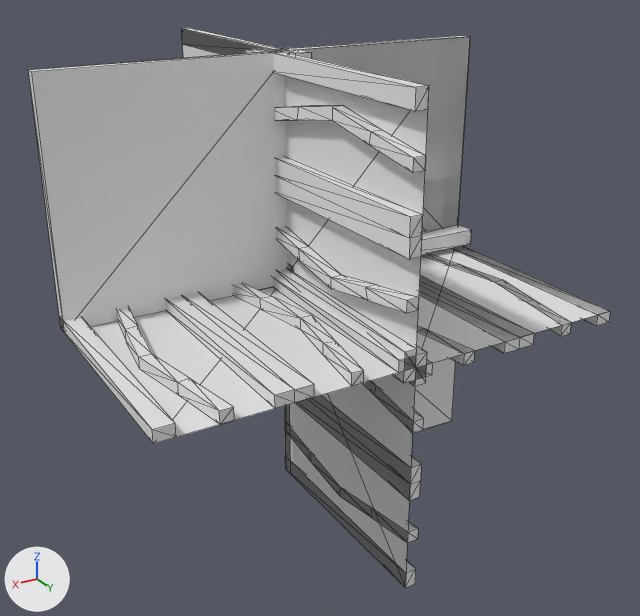
The OBJ model Data/bmc/tiles/t_182.obj, before and after one commit.
Camera for both pictures: a 50 mm lens placed at (0.884, 1.639, 0.731), pointed at (-0.06, 0.064, -0.056). The axes (+X, +Y, +Z) are drawn at lower left. The lights are the same throughout. Mesh edges are drawn as thin lines. Where no turn or scale is listed for an object, it has been applied to the vertices.

Names of what the first picture shows: 't_182'.
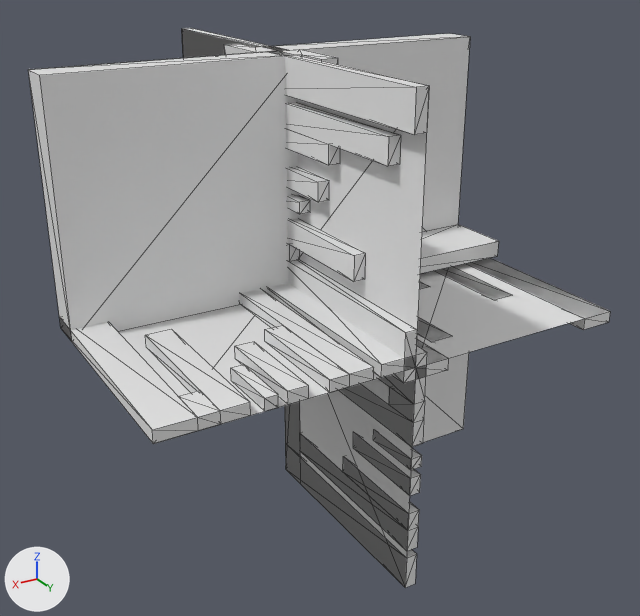
Diff of the bpy script that builds the scene:
```diff
--- a/Data/bmc/tiles/t_182.obj.py
+++ b/Data/bmc/tiles/t_182.obj.py
@@ me_t_182 @@
 # used by ob_t_182; location = (0.0, 0.0, 0.0)
-me_t_182.from_pydata(...)  # 411 vertices, 796 faces; spans x -0.5..0.5, y -0.5..0.5, z -0.5..0.5
+me_t_182.from_pydata(...)  # 347 vertices, 652 faces; spans x -0.5..0.5, y -0.5..0.5, z -0.5..0.5
+# me_t_182 part 1: a new loose piece, a box spanning x -0.025..0.0, y 0.374..0.5, z -0.218..-0.193
+# me_t_182 part 2: a new loose piece, a box spanning x -0.025..0.0, y 0.3..0.5, z -0.277..-0.237
+# me_t_182 part 3: a new loose piece, a box spanning x 0.282..0.307, y 0.374..0.5, z 0.0..0.025
+# me_t_182 part 4: a new loose piece, a box spanning x 0.223..0.263, y 0.3..0.5, z 0.0..0.025
+# me_t_182 part 5: the loose piece of 38 vertices spanning x -0.138..-0.071, y -0.5..0.5, z -0.025..0.025 is rebuilt with 25 vertices and now spans x -0.182..-0.092, y -0.429..0.429, z -0.025..0.025
+# me_t_182 part 6: the loose piece of 38 vertices spanning x -0.025..0.025, y -0.5..0.5, z 0.362..0.429 is rebuilt with 25 vertices and now spans x -0.025..0.025, y -0.429..0.429, z 0.318..0.408
+# me_t_182 part 7: the loose piece of 21 vertices spanning x -0.025..0.025, y -0.5..0.5, z 0.212..0.288 is rebuilt with 14 vertices and now spans x -0.025..0.025, y -0.2..0.2, z 0.237..0.277
+# me_t_182 part 8: the loose piece of 21 vertices spanning x -0.287..-0.213, y -0.5..0.5, z -0.025..0.025 is rebuilt with 14 vertices and now spans x -0.263..-0.223, y -0.2..0.2, z -0.025..0.025
+# me_t_182 part 9: the loose piece of 20 vertices spanning x 0.071..0.138, y 0.0..0.5, z 0.0..0.025 is rebuilt with 14 vertices and now spans x 0.092..0.182, y 0.071..0.5, z 0.0..0.025
+# me_t_182 part 10: the loose piece of 20 vertices spanning x -0.025..0.0, y 0.0..0.5, z -0.429..-0.363 is rebuilt with 14 vertices and now spans x -0.025..0.0, y 0.071..0.5, z -0.408..-0.318
+# me_t_182 part 11: a new loose piece of 14 vertices spanning x -0.025..0.025, y -0.126..0.126, z 0.193..0.218
+# me_t_182 part 12: the loose piece of 12 vertices spanning x 0.213..0.287, y 0.0..0.5, z 0.0..0.025 is deleted
+# me_t_182 part 13: the loose piece of 12 vertices spanning x -0.025..0.0, y 0.0..0.5, z -0.288..-0.213 is deleted
+# me_t_182 part 14: 186 vertices removed from x -0.5..0.5, y -0.5..0.5, z -0.5..0.5; 138 vertices added at x -0.5..0.5, y -0.5..0.5, z -0.5..0.5
```

Pixel boxes [x1, y1, x2, y2] of what changed, in the pictures (640 x 616 px; the box of a moved part takes in the faces that stretch with it):
part 1 of me_t_182, added: after [373, 431, 422, 470]
part 2 of me_t_182, added: after [353, 432, 421, 496]
part 3 of me_t_182, added: after [231, 365, 278, 411]
part 4 of me_t_182, added: after [235, 342, 309, 405]
part 5 of me_t_182, rebuilt: before [417, 326, 475, 366]; after [417, 317, 449, 342]
part 6 of me_t_182, rebuilt: before [274, 106, 426, 173]; after [286, 102, 401, 166]
part 7 of me_t_182, rebuilt: before [275, 157, 423, 259]; after [287, 167, 329, 202]
part 8 of me_t_182, rebuilt: before [420, 276, 534, 353]; after [419, 282, 430, 289]
part 9 of me_t_182, rebuilt: before [233, 283, 364, 386]; after [240, 289, 374, 392]
part 10 of me_t_182, rebuilt (10% narrower): before [285, 423, 418, 543]; after [299, 433, 419, 551]
part 11 of me_t_182, added: after [287, 195, 310, 214]
part 12 of me_t_182, deleted: before [166, 293, 314, 408]
part 13 of me_t_182, deleted: before [297, 396, 421, 501]
part 14 of me_t_182, moved or reshaped: before [28, 32, 610, 588]; after [28, 31, 610, 588]
